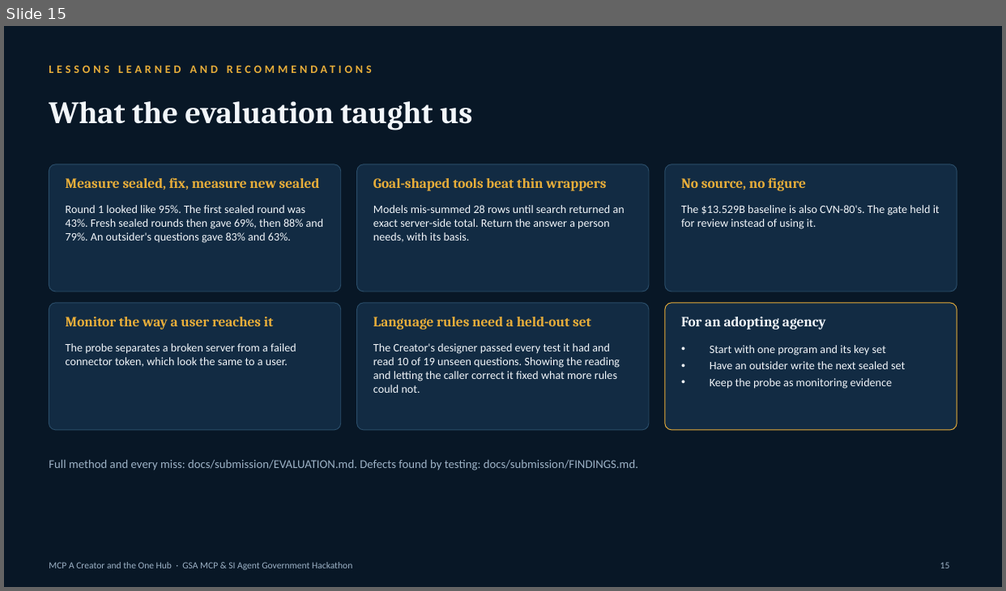
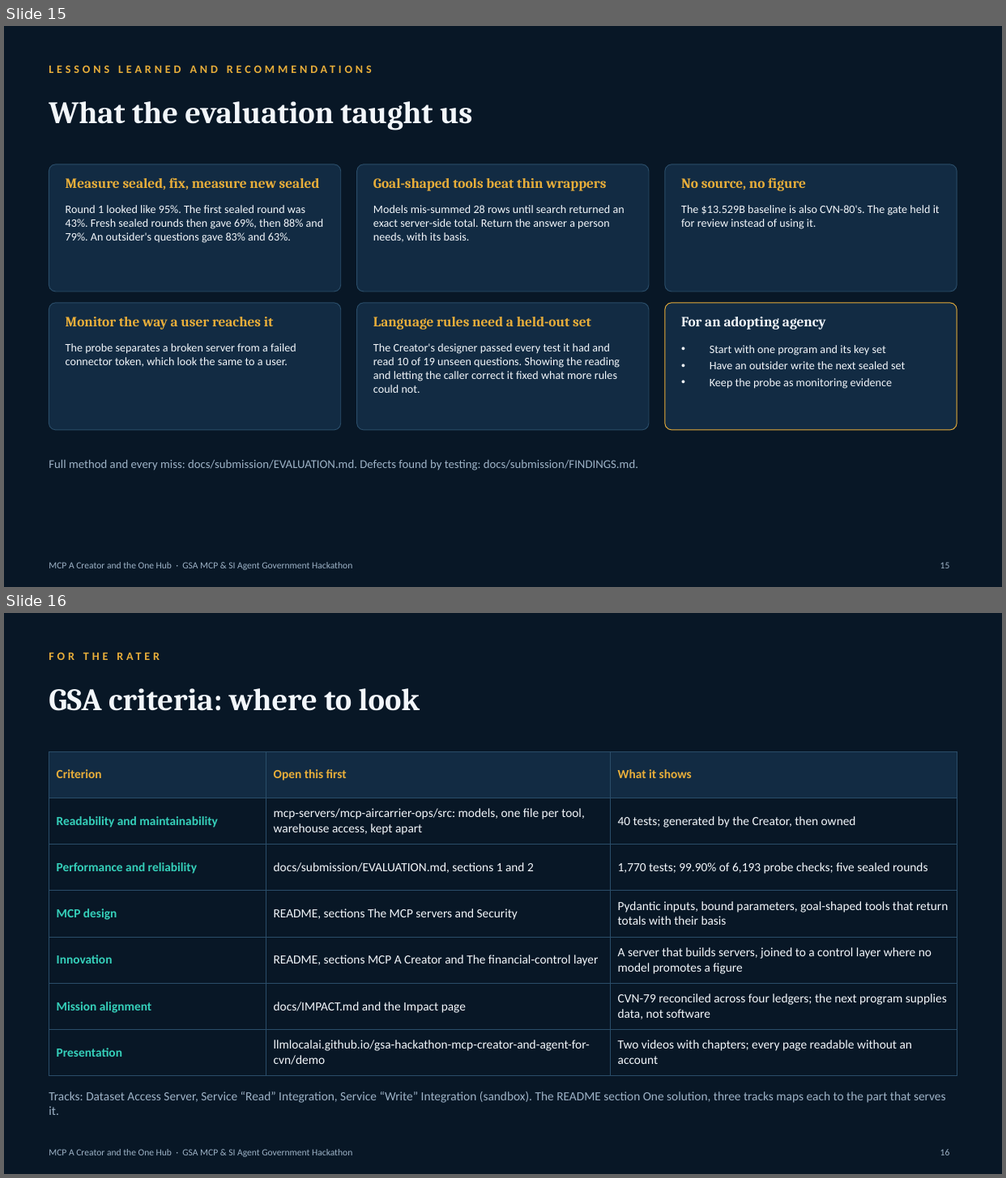
Before and after one commit to gsa-mcp-hackathon/gsa-hackathon-mcp-creator-and-agent-for-air-carrier, a slide deck: docs/submission/mcp-a-creator-one-hub-deck.pptx. Shown one above the other, each under a label of ours: slide 15 before the commit, slides 15 and 16 after it. The pictures are 1006x591 and 1006x1178 pixels, drawn with LibreOffice and Linux fonts; fonts in the diff are those of the drawing. Boxes give left, top, right and bottom in pixels: in the first picture for what was removed or moved away, otherwise in the second. Text is boxed around its words. In the diff, an @@ line names an element or a change of style, - is before the commit and + after.

```diff
--- a/docs/submission/mcp-a-creator-one-hub-deck.pptx
+++ b/docs/submission/mcp-a-creator-one-hub-deck.pptx
@@ slide 16 added at (4,613,1002,1174), background #081726; not listed: 1 template element that a slide beside it also shows @@
@@ text added at (49,645,798,667), 11 pt, text #E8AE3A, bold @@
+FOR THE RATER
@@ title added at (49,688,420,711), 30 pt, text #F2F6FA, bold @@
+GSA criteria: where to look
@@ table added at (49,752,957,1068), 7 rows, 3 columns @@
+Criterion | Open this first | What it shows
+Readability and maintainability | mcp-servers/mcp-aircarrier-ops/src: models, one file per tool, warehouse access, kept apart | 40 tests; generated by the Creator, then owned
+Performance and reliability | docs/submission/EVALUATION.md, sections 1 and 2 | 1,770 tests; 99.90% of 6,193 probe checks; five sealed rounds
+MCP design | README, sections The MCP servers and Security | Pydantic inputs, bound parameters, goal-shaped tools that return totals with their basis
+Innovation | README, sections MCP A Creator and The financial-control layer | A server that builds servers, joined to a control layer where no model promotes a figure
+Mission alignment | docs/IMPACT.md and the Impact page | CVN-79 reconciled across four ledgers; the next program supplies data, not software
+Presentation | llmlocalai.github.io/gsa-hackathon-mcp-creator-and-agent-for-cvn/demo | Two videos with chapters; every page readable without an account
@@ text added at (49,1092,946,1115), 12 pt, text #9DB2C6 @@
+Tracks: Dataset Access Server, Service “Read” Integration, Service “Write” Integration (sandbox). The README section One solution, three tracks maps each to the part that serves it.
@@ page number added at (940,1149,950,1156), 9 pt, text #9DB2C6 @@
+16
```
Also in this commit, not shown: 3 slides changed, 11 other files.
